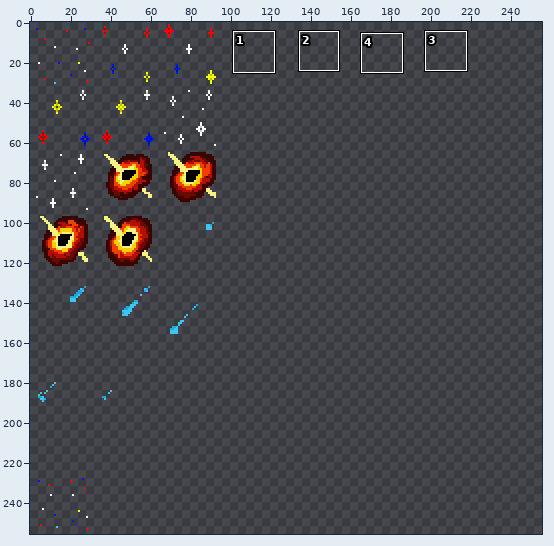
Two versions of one sprite sheet, assets/sprites/stars.png. Above, an overview of the earlier version with the close-up marked.
Close-up. Before the commit:
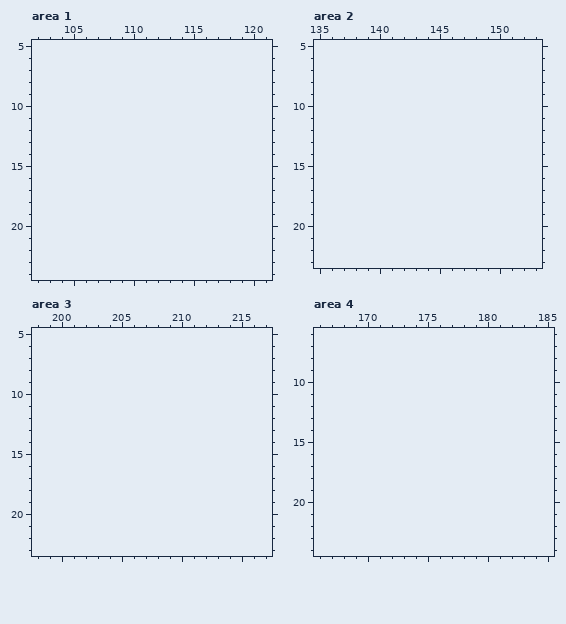
The file is 96x256 pixels. Shown: area 1: x 102..121, y 5..24; area 2: x 135..153, y 5..23; area 3: x 198..217, y 5..23; area 4: x 166..185, y 6..24. The old version is drawn lined up with the new one, on the new canvas. The commit also changed other parts of the picture, which this record leaves out.
The same view after the edit:
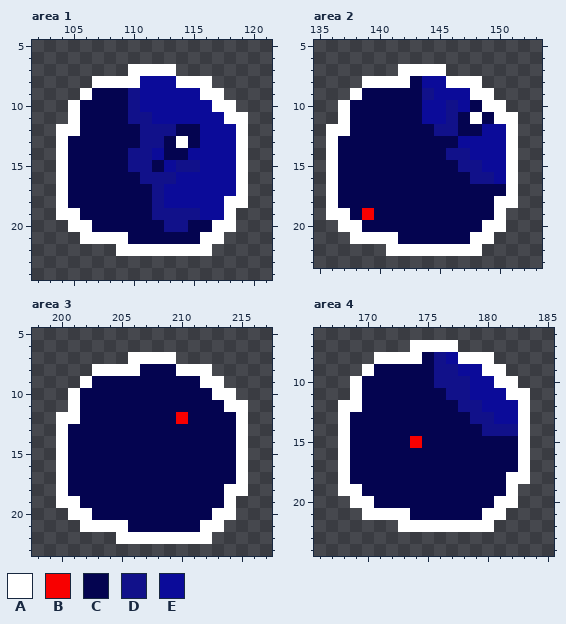
Palette (. is transparent): A #ffffff  B #f80000  C #040450  D #11118a  E #0b0b99
Difference:
canvas 96x256 -> 256x256
Changed rows in their new state; - is an unchanged pixel.
Area 1:
first column x 104:
 7 ------AAAA------
 8 ---AAAAEEEAAA---
 9 --ACCCDEEEEEAA--
10 -ACCCCDEEEEEEAA-
11 -ACCCCDDEEEEEEAA
12 AACCCCCDDDCCEEEA
13 ACCCCCCDDCACEEEA
14 ACCCCCDDECCEEEEA
15 ACCCCCDDCEDDEEEA
16 ACCCCCCDDDEEEEEA
17 ACCCCCCCDEEEEEEA
18 ACCCCCCCDEEEEEAA
19 AACCCCCCDDDDEEA-
20 -AACCCCCCDDCCAA-
21 --AAAACCCCCCAA--
22 -----AAAAAAAA---
Area 2:
first column x 136:
 7 ------AAAA------
 8 ---AAAACEEAAA---
 9 --ACCCCCDEEEAA--
10 -ACCCCCCEEDECAA-
11 -ACCCCCCEEDCACAA
12 AACCCCCCCDDCCEEA
13 ACCCCCCCCCCEEEEA
14 ACCCCCCCCCDDEEEA
15 ACCCCCCCCCCDDEEA
16 ACCCCCCCCCCCDDEA
17 ACCCCCCCCCCCCCCA
18 ACCCCCCCCCCCCCAA
19 AACBCCCCCCCCCCA-
20 -AACCCCCCCCCCAA-
21 --AAAACCCCCCAA--
22 -----AAAAAAAA---
Area 3:
first column x 200:
 7 ------AAAA------
 8 ---AAAACCCAAA---
 9 --ACCCCCCCCCAA--
10 -ACCCCCCCCCCCAA-
11 -ACCCCCCCCCCCCAA
12 AACCCCCCCCBCCCCA
13 ACCCCCCCCCCCCCCA
14 ACCCCCCCCCCCCCCA
15 ACCCCCCCCCCCCCCA
16 ACCCCCCCCCCCCCCA
17 ACCCCCCCCCCCCCCA
18 ACCCCCCCCCCCCCAA
19 AACCCCCCCCCCCCA-
20 -AACCCCCCCCCCAA-
21 --AAAACCCCCCAA--
22 -----AAAAAAAA---
Area 4:
first column x 168:
 7 ------AAAA------
 8 ---AAAACDEAAA---
 9 --ACCCCCDDEEAA--
10 -ACCCCCCDDDEEAA-
11 -ACCCCCCCDDEEEAA
12 AACCCCCCCCDDEEEA
13 ACCCCCCCCCCDDEEA
14 ACCCCCCCCCCCDDDA
15 ACCCCCBCCCCCCCCA
16 ACCCCCCCCCCCCCCA
17 ACCCCCCCCCCCCCCA
18 ACCCCCCCCCCCCCAA
19 AACCCCCCCCCCCCA-
20 -AACCCCCCCCCCAA-
21 --AAAACCCCCCAA--
22 -----AAAAAAAA---
